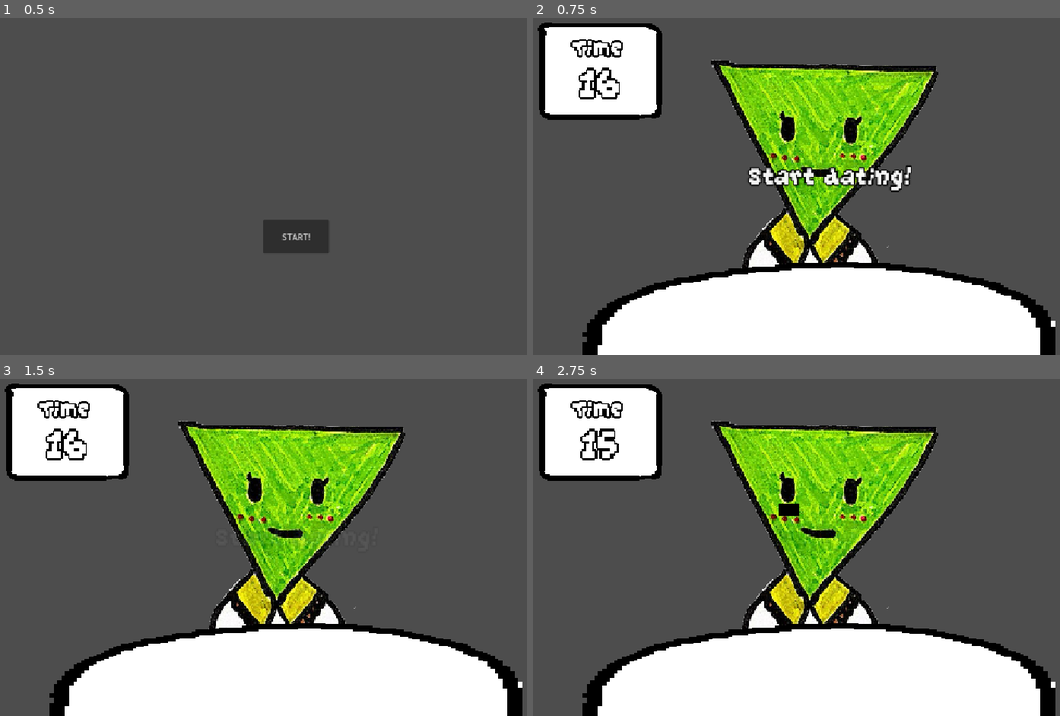
Above: before the commit, frames 1-4 (two rows, left to right).
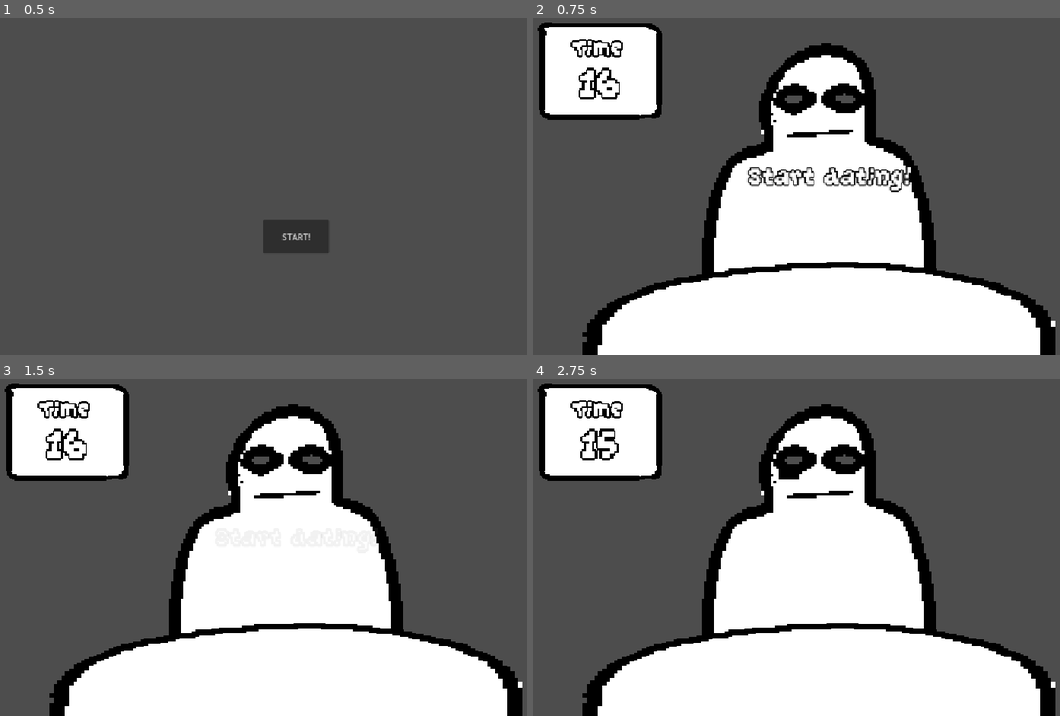
Above: after the commit, the same moments.

Repository: rubarb-games/vibe_checker_ld59
Game: Godot game, scene res://main.tscn
Two runs of this game, one before a commit and one after it. Both use one fixed random seed, a clock stepped at 60 frames per second and the inputs below. Video files are missing from this copy of the repository; at most half a second of black plays in their place.
Inputs (mouse positions are in pixels of both pictures, inside the frame that each line leads up to):
- Up to frame 1 (0.5 s): no input
- Up to frame 2 (0.75 s): click "START!" at 0.5 s
- Up to frame 3 (1.5 s): tap Enter (ui_accept) at 1.25 s; move the mouse to (432, 527) at 1.27 s; tap Space (Speak) at 1.35 s
- Up to frame 4 (2.75 s): tap Enter (ui_accept) at 1.52, 2, 2.27 s; move the mouse to (706, 560) at 2.02 s; tap Space (Speak) at 2.1 s

Frame 1 is identical in both runs. In frame 2, 22% of the frame differs, in the area x 32-77%, y 7-77%; in frame 3, 23%; in frame 4, 23%.

Commit message:
Adding tv

Diff:
--- a/LD59_jam/TV-Person/TV-Face.tscn
+++ b/LD59_jam/TV-Person/TV-Face.tscn
@@ -4,8 +4,15 @@
 [ext_resource type="FontFile" uid="uid://d0kdcwgjkb6sb" path="res://TV-Person/OrangeGumdrop-PersonalUse-Regular.otf" id="2_pkfis"]
 [ext_resource type="Script" uid="uid://5s22jy7e2c4g" path="res://TV-Person/TVTalk.gd" id="3_anpki"]
 
+[sub_resource type="ViewportTexture" id="ViewportTexture_6s336"]
+viewport_path = NodePath("tv_subviewport")
+
+[sub_resource type="LabelSettings" id="LabelSettings_o4ycl"]
+font = ExtResource("2_pkfis")
+font_size = 488
+
 [sub_resource type="ViewportTexture" id="ViewportTexture_anpki"]
-viewport_path = NodePath("SubViewport")
+viewport_path = NodePath("../../face_subviewport")
 
 [sub_resource type="StandardMaterial3D" id="StandardMaterial3D_kq20s"]
 resource_local_to_scene = true
@@ -16,26 +23,26 @@
 [sub_resource type="QuadMesh" id="QuadMesh_f0mqp"]
 size = Vector2(0.4, 0.2)
 
-[sub_resource type="LabelSettings" id="LabelSettings_o4ycl"]
-font = ExtResource("2_pkfis")
-font_size = 488
+[node name="tv_character" type="Control" unique_id=1588441997]
+layout_mode = 3
+anchors_preset = 0
+offset_right = 40.0
+offset_bottom = 40.0
 
-[node name="Node3D" type="Node3D" unique_id=202168996]
+[node name="tv_character_Face" type="TextureRect" parent="." unique_id=445631569]
+layout_mode = 0
+offset_left = -5.0
+offset_top = 6.0
+offset_right = 507.0
+offset_bottom = 518.0
+texture = SubResource("ViewportTexture_6s336")
 
-[node name="TV" parent="." unique_id=416074942 instance=ExtResource("1_blxxa")]
-transform = Transform3D(-1, 0, -8.742278e-08, 0, 1, 0, 8.742278e-08, 0, -1, 0, 0, 0)
-
-[node name="MeshInstance3D" type="MeshInstance3D" parent="TV" unique_id=199243711]
-transform = Transform3D(-1, 0, -8.742278e-08, 0, 1, 0, 8.742278e-08, 0, -1, 1.6731526e-08, 0.045113362, -0.19138636)
-material_override = SubResource("StandardMaterial3D_kq20s")
-mesh = SubResource("QuadMesh_f0mqp")
-
-[node name="SubViewport" type="SubViewport" parent="." unique_id=325931969]
+[node name="face_subviewport" type="SubViewport" parent="." unique_id=325931969]
 disable_3d = true
 transparent_bg = true
 size = Vector2i(1024, 512)
 
-[node name="Face" type="Label" parent="SubViewport" unique_id=1913324555]
+[node name="Face" type="Label" parent="face_subviewport" unique_id=1913324555]
 anchors_preset = 15
 anchor_right = 1.0
 anchor_bottom = 1.0
@@ -50,5 +57,18 @@
 vertical_alignment = 1
 script = ExtResource("3_anpki")
 
-[node name="Camera3D" type="Camera3D" parent="." unique_id=35703035]
+[node name="tv_subviewport" type="SubViewport" parent="." unique_id=1140376173]
+transparent_bg = true
+
+[node name="Node3D" type="Node3D" parent="tv_subviewport" unique_id=202168996]
+
+[node name="TV" parent="tv_subviewport/Node3D" unique_id=416074942 instance=ExtResource("1_blxxa")]
+transform = Transform3D(-1, 0, -8.742278e-08, 0, 1, 0, 8.742278e-08, 0, -1, 0, 0, 0)
+
+[node name="MeshInstance3D" type="MeshInstance3D" parent="tv_subviewport/Node3D/TV" unique_id=199243711]
+transform = Transform3D(-1, 0, -8.742278e-08, 0, 1, 0, 8.742278e-08, 0, -1, 1.6731526e-08, 0.045113362, -0.19138636)
+material_override = SubResource("StandardMaterial3D_kq20s")
+mesh = SubResource("QuadMesh_f0mqp")
+
+[node name="Camera3D" type="Camera3D" parent="tv_subviewport/Node3D" unique_id=35703035]
 transform = Transform3D(1, 0, 0, 0, 1, 0, 0, 0, 1, 0, 0, 0.42901638)
--- a/LD59_jam/TV-Person/TVTalk.gd
+++ b/LD59_jam/TV-Person/TVTalk.gd
@@ -4,6 +4,11 @@
 signal tvFaceListen
 
 var talkingFaces : Array = [":D",":)",":o","XD"]
+
+func _ready() -> void:
+	Global.date_is_happy.connect(on_date_is_happy)
+	Global.date_is_neutral.connect(on_date_is_neutral)
+	Global.date_is_unhappy.connect(on_date_is_unhappy)
 
 func _process(delta):
 	if Input.is_action_pressed("ui_accept"):
@@ -17,3 +22,21 @@
 	for i in talkingFaces.size():
 		await get_tree().create_timer(.2).timeout
 		text = talkingFaces[i]
+
+func set_happy():
+	text = talkingFaces[0]
+
+func set_neutral():
+	text = talkingFaces[1]
+
+func set_unhappy():
+	text = talkingFaces[2]
+
+func on_date_is_happy():
+	set_happy()
+
+func on_date_is_neutral():
+	set_neutral()
+
+func on_date_is_unhappy():
+	set_unhappy()
--- /dev/null
+++ b/LD59_jam/data/dates/date_tv.gd
@@ -0,0 +1,18 @@
+extends DateObject
+
+
+func setup():
+	texture_happy = load("res://art/date_default_happy.png")
+	texture_neutral = load("res://art/date_default_neutral.png")
+	texture_sad = load("res://art/date_default_unhappy.png")
+
+	preferred_speaking_time = 6.0
+	preferred_silence_time = -1.0
+
+	topic_A = "Cola is good"
+	topic_B = "Pepsi.. MMmm"
+	topic_opinion = 1.0
+
+	mouth_marker_position = Vector2(560.0,225.0)
+
+	date_scene = load("res://TV-Person/TV-Face.tscn")
--- a/LD59_jam/script/date_object.gd
+++ b/LD59_jam/script/date_object.gd
@@ -16,6 +16,8 @@
 
 var mouth_marker_position:Vector2
 
+var date_scene:PackedScene
+
 
 # Called when the node enters the scene tree for the first time.
 func _ready() -> void:
--- a/LD59_jam/script/gameplay_controller.gd
+++ b/LD59_jam/script/gameplay_controller.gd
@@ -133,13 +133,16 @@
 			date_handle.get_node("date_texture").texture = current_date_data.texture_sad
 			current_date_affection -= delta
 		else:
+			Global.date_is_happy.emit()
 			date_handle.get_node("date_texture").texture = current_date_data.texture_happy
 			current_date_affection += modified_delta
 	else:
 		if time_silence > current_date_data.preferred_silence_time and current_date_data.preferred_silence_time != -1 :
+			Global.date_is_sad.emit()
 			date_handle.get_node("date_texture").texture = current_date_data.texture_sad
 			current_date_affection -= delta
 		else:
+			Global.date_is_neutral.emit()
 			date_handle.get_node("date_texture").texture = current_date_data.texture_neutral
 			#current_date_affection
 
--- a/LD59_jam/script/global.gd
+++ b/LD59_jam/script/global.gd
@@ -18,3 +18,7 @@
 
 signal date_speaking_start()
 signal date_speaking_stop()
+
+signal date_is_happy()
+signal date_is_neutral()
+signal date_is_unhappy()
Not shown, added: LD59_jam/data/dates/date_tv.gd.uid
